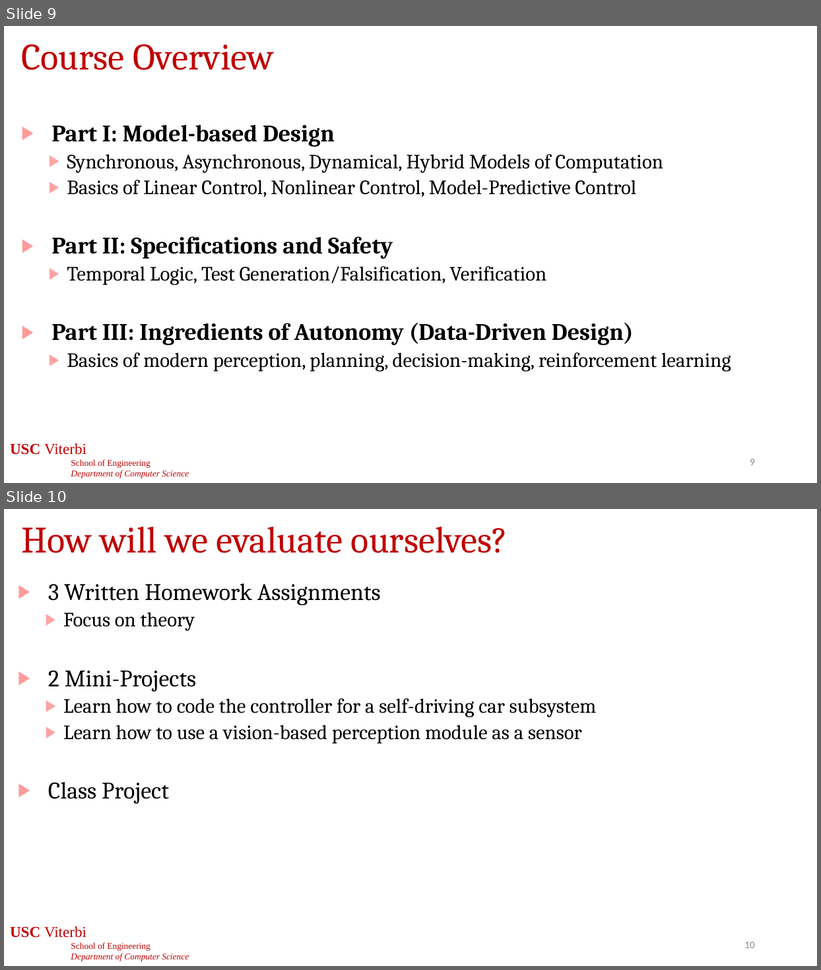
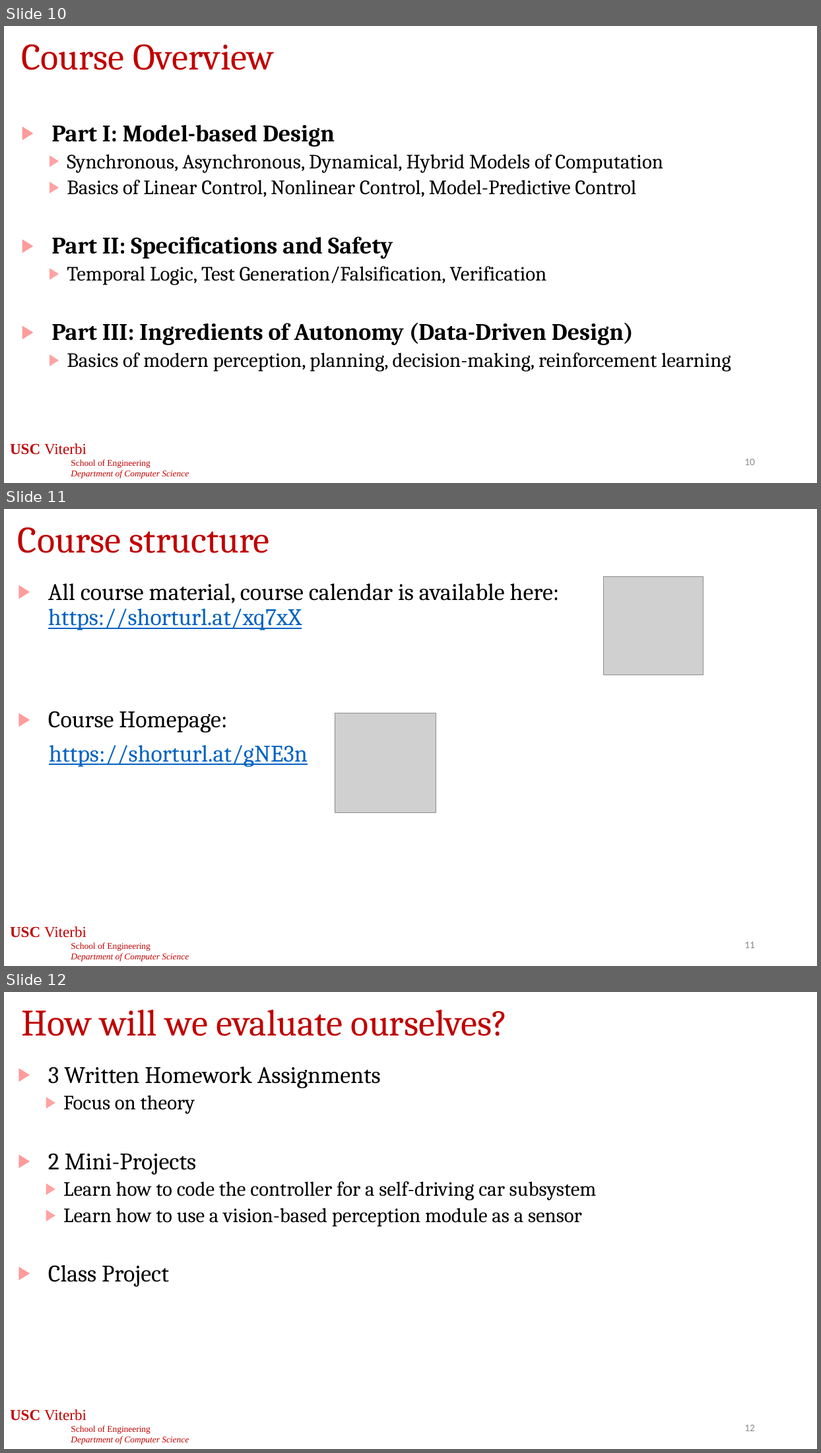
Before and after one commit to jdeshmukh/jdeshmukh.github.io, a slide deck: teaching/cs513-autocps-fall-2026/slides/1-CourseIntro.pptx. Shown one above the other, each under a label of ours: slides 9 and 10 before the commit, slides 10, 11 and 12 after it. The pictures are 821x970 and 821x1453 pixels, drawn with LibreOffice and Linux fonts; fonts in the diff are those of the drawing; grey boxes stand for pictures; background and template pictures are left out. Boxes give left, top, right and bottom in pixels: in the first picture for what was removed or moved away, otherwise in the second. Text is boxed around its words. In the diff, an @@ line names an element or a change of style, - is before the commit and + after.

```diff
--- a/teaching/cs513-autocps-fall-2026/slides/1-CourseIntro.pptx
+++ b/teaching/cs513-autocps-fall-2026/slides/1-CourseIntro.pptx
@@ slide 11 added at [4, 509, 817, 966], background #FFFFFF; not listed: 2 template elements that a slide beside it also shows @@
@@ title added at [18, 527, 270, 553], 44 pt, text #C00000 @@
+Course structure
@@ text added at [48, 584, 560, 767], 28 pt, text #000000 @@
+▶ All course material, course calendar is available here: https://shorturl.at/xq7xX
+▶ Course Homepage:
+https://shorturl.at/gNE3n
@@ picture added at [604, 577, 704, 675] @@
@@ picture added at [335, 714, 436, 813] @@
@@ page number added at [327, 935, 510, 959], 16 pt, text #FFFFFF @@
+11
@@ what was slide 9 is now slide 10 @@
@@ page number at [745, 459, 755, 466]: text changed @@
-9
+10
@@ what was slide 10 is now slide 12 @@
@@ page number at [745, 1425, 755, 1432]: text changed @@
-10
+12
```
Also in this commit, not shown: 2 slides changed, 2 other slides added.
